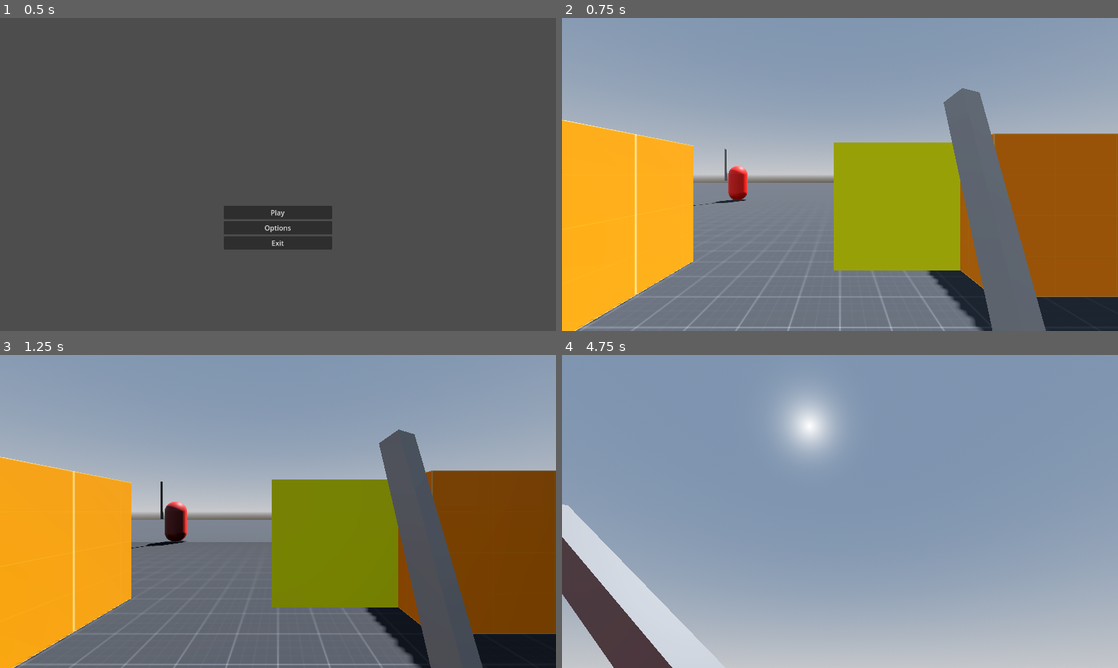
Above: before the commit, frames 1-4 (two rows, left to right).
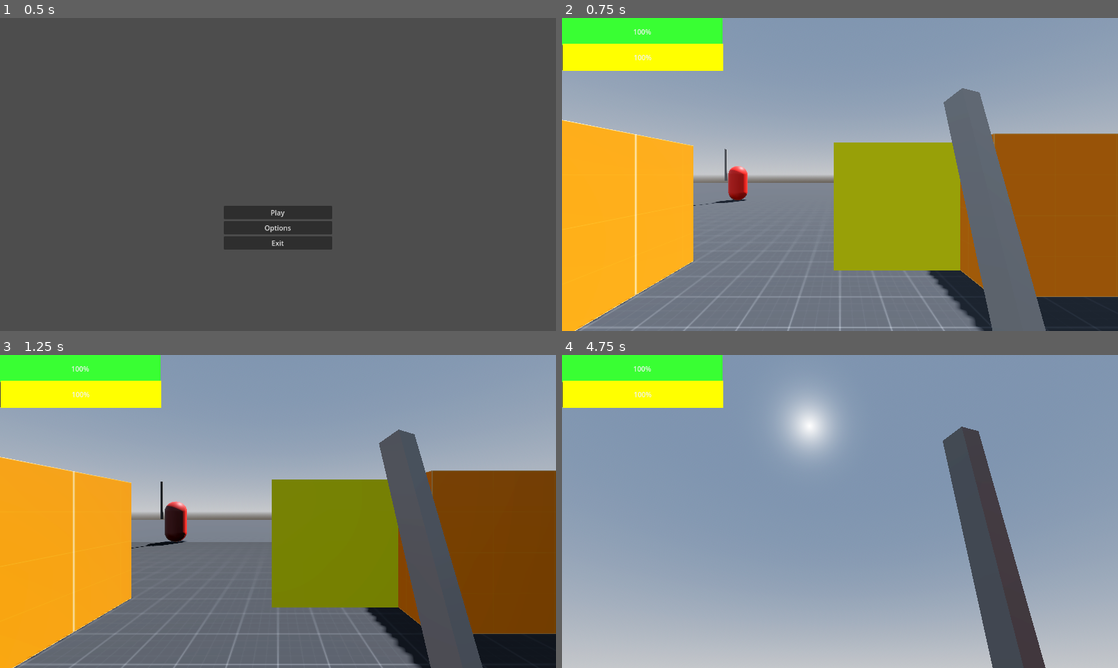
Above: after the commit, the same moments.

Repository: BlackOwlHU/ProjectParry
Game: Godot game, scene res://scenes/menu.tscn
Same seed, same stepped clock (60 frames per second), same inputs: the game is played once before the commit and once after it.
Inputs (mouse positions are in pixels of both pictures, inside the frame that each line leads up to):
- Up to frame 1 (0.5 s): no input
- Up to frame 2 (0.75 s): click "Play" at 0.5 s
- Up to frame 3 (1.25 s): no input
- Up to frame 4 (4.75 s): tap Enter (ui_accept) at 1.25, 1.52, 2.27, 3.77, 4.52 s; move the mouse to (867, 511) at 1.27 s; hold W (Forward) from 1.28 s (still down); click (867, 511) at 1.35 s; move the mouse to (812, 511) at 2.02 s; click (812, 511) at 2.1 s; move the mouse to (851, 505) at 2.77 s; right-click (851, 505) at 2.85 s; click (851, 505) at 3.05 s; move the mouse to (834, 517) at 3.52 s; tap Shift (Sprint) at 3.6 s; click (834, 517) at 3.8 s; move the mouse to (878, 514) at 4.27 s; click (878, 514) at 4.35 s

Frame 1 is identical in both runs. In frame 2, 4.9% of the frame differs, in the area x 0-29%, y 0-17%; in frame 3, 4.9%; in frame 4, 17%, in the area x 0-87%, y 0-100%.

Commit message:
a0.10
Added early hud and enemy attack animation.

Diff:
--- a/characters/basic_sword_enemy.tscn
+++ b/characters/basic_sword_enemy.tscn
@@ -62,10 +62,10 @@
 tracks/0/interp = 1
 tracks/0/loop_wrap = true
 tracks/0/keys = {
-"times": PackedFloat32Array(0, 0.133333, 0.233333, 0.4, 0.5),
+"times": PackedFloat32Array(0, 0.133333, 0.233333, 0.333333, 0.5),
 "transitions": PackedFloat32Array(1, 1, 1, 1, 1),
 "update": 0,
-"values": [Vector3(0.597335, 1.01587, -0.424653), Vector3(0.597335, 1.01587, -0.744874), Vector3(0.574899, 1.01587, -0.72163), Vector3(0.574899, 1.01587, -0.72163), Vector3(0.574899, 0.782652, -0.834869)]
+"values": [Vector3(0.597335, 1.01587, -0.424653), Vector3(0.842885, 0.468448, -0.683417), Vector3(0.717349, 0.468448, -0.916094), Vector3(0.355998, 0.32701, -0.916094), Vector3(-0.58034, 0.32701, -0.916094)]
 }
 tracks/1/type = "value"
 tracks/1/imported = false
@@ -74,10 +74,10 @@
 tracks/1/interp = 1
 tracks/1/loop_wrap = true
 tracks/1/keys = {
-"times": PackedFloat32Array(0, 0.133333, 0.233333, 0.4, 0.5),
+"times": PackedFloat32Array(0, 0.133333, 0.233333, 0.333333, 0.5),
 "transitions": PackedFloat32Array(1, 1, 1, 1, 1),
 "update": 0,
-"values": [Vector3(0, 0, 0), Vector3(-0.181332, 0.195357, 0.11604), Vector3(-0.291756, 0.172404, 0.194555), Vector3(-0.608215, 0.201566, 0.128364), Vector3(-1.31764, 0.715516, -0.454918)]
+"values": [Vector3(0, 0, 0), Vector3(0.0279883, 0.153043, -0.736338), Vector3(0.0829281, 0.631331, -1.11546), Vector3(0.0710313, 1.52161, -1.43778), Vector3(0.0710313, 2.13459, -1.43778)]
 }
 
 [sub_resource type="AnimationLibrary" id="AnimationLibrary_pv8xj"]
--- a/characters/player.gd
+++ b/characters/player.gd
@@ -2,12 +2,15 @@
 class_name Player
 
 @export var SPEED = 5.0
+@export var player_health = 100
+@export var player_stamina = 100
 @export var JUMP_VELOCITY = 6
 @export var MOUSE_SENSITIVITY : float = 0.5
 @export var TILT_LOWER_LIMIT := deg_to_rad(-90.0)
 @export var TILT_UPPER_LIMIT := deg_to_rad(90.0)
 @export var CAMERA_CONTROLLER : Camera3D
 @onready var player_damage = 50
+@onready var timer = $Timer
 
 @onready var anim_player = $AnimationPlayer
 @onready var weapon_hitbox = $CameraController/Camera3D/Right_Arm/Weapon/Hitbox
@@ -31,6 +34,9 @@
 		get_tree().quit()
 
 	if Input.is_action_just_pressed("Attack"):
+		if player_stamina == 0:
+			return
+		player_stamina -= 25
 		anim_player.play("attack")
 		weapon_hitbox.monitoring = true
 		hitbox_collision.disabled = false
@@ -69,8 +75,16 @@
 func _ready():
 	Input.mouse_mode = Input.MOUSE_MODE_CAPTURED
 	anim_player.play("idle")
+	get_tree().call_group("hud", "stamina_update", player_stamina)
+	get_tree().call_group("hud", "health_update", player_health)
 
 func _physics_process(delta: float) -> void:
+	if player_stamina < 100:
+		timer.start()
+		if timer.is_stopped():
+			while player_stamina < 100:
+				player_stamina += 5
+
 	# Add the gravity.
 	if not is_on_floor():
 		velocity += get_gravity() * delta
--- a/characters/player.tscn
+++ b/characters/player.tscn
@@ -215,4 +215,7 @@
 }
 autoplay = "idle"
 
+[node name="Timer" type="Timer" parent="."]
+wait_time = 3.0
+
 [connection signal="animation_finished" from="AnimationPlayer" to="." method="_on_animation_player_animation_finished"]
--- a/project.godot
+++ b/project.godot
@@ -33,6 +33,7 @@
 [global_group]
 
 Player=""
+hud=""
 
 [input]
 
--- /dev/null
+++ b/scenes/hud.tscn
@@ -0,0 +1,40 @@
+[gd_scene load_steps=4 format=3 uid="uid://4llbeqvxmkph"]
+
+[ext_resource type="Script" path="res://scripts/hud.gd" id="1_qirkp"]
+
+[sub_resource type="StyleBoxFlat" id="StyleBoxFlat_eewi5"]
+bg_color = Color(0.223491, 1, 0.201558, 1)
+
+[sub_resource type="StyleBoxFlat" id="StyleBoxFlat_odql0"]
+bg_color = Color(1, 1, 0, 1)
+
+[node name="HUD" type="Control" groups=["hud"]]
+layout_mode = 3
+anchors_preset = 15
+anchor_right = 1.0
+anchor_bottom = 1.0
+offset_right = -906.0
+offset_bottom = -594.0
+grow_horizontal = 2
+grow_vertical = 2
+script = ExtResource("1_qirkp")
+
+[node name="Background" type="ColorRect" parent="."]
+layout_mode = 0
+offset_right = 370.0
+offset_bottom = 120.0
+color = Color(0.29219, 0.29219, 0.29219, 1)
+
+[node name="Health" type="ProgressBar" parent="Background"]
+layout_mode = 0
+offset_right = 370.0
+offset_bottom = 62.0
+theme_override_styles/fill = SubResource("StyleBoxFlat_eewi5")
+
+[node name="Stamina" type="ProgressBar" parent="Background"]
+layout_mode = 0
+offset_left = 1.0
+offset_top = 59.0
+offset_right = 371.0
+offset_bottom = 121.0
+theme_override_styles/fill = SubResource("StyleBoxFlat_odql0")
--- a/scenes/world.tscn
+++ b/scenes/world.tscn
@@ -1,11 +1,12 @@
-[gd_scene load_steps=17 format=3 uid="uid://vl13os4i4fes"]
+[gd_scene load_steps=18 format=3 uid="uid://vl13os4i4fes"]
 
-[ext_resource type="Script" path="res://world.gd" id="1_cf0ep"]
+[ext_resource type="Script" path="res://scripts/world.gd" id="1_cf0ep"]
 [ext_resource type="Texture2D" uid="uid://7v8tpm7ultpq" path="res://addons/kenney_prototype_textures/dark/texture_01.png" id="1_qtw7p"]
 [ext_resource type="PackedScene" uid="uid://b3dk3ja2yq7u3" path="res://characters/player.tscn" id="2_p7vx7"]
 [ext_resource type="PackedScene" uid="uid://dft7wol7r165i" path="res://characters/basic_sword_enemy.tscn" id="3_bmqgp"]
 [ext_resource type="Texture2D" uid="uid://cton2ssuho5cc" path="res://addons/kenney_prototype_textures/orange/texture_02.png" id="3_e6i4e"]
 [ext_resource type="PackedScene" uid="uid://cprghsxm60aor" path="res://scenes/breakable_wall.tscn" id="4_g32xw"]
+[ext_resource type="PackedScene" uid="uid://4llbeqvxmkph" path="res://scenes/hud.tscn" id="7_m434w"]
 
 [sub_resource type="ProceduralSkyMaterial" id="ProceduralSkyMaterial_aocdx"]
 sky_horizon_color = Color(0.64625, 0.65575, 0.67075, 1)
@@ -105,3 +106,5 @@
 
 [node name="Breakable_Wall" parent="NavigationRegion3D/Enviroment" instance=ExtResource("4_g32xw")]
 transform = Transform3D(1, 0, 0, 0, 1, 0, 0, 0, 1, 0.900523, 0, -3.18971)
+
+[node name="HUD" parent="." instance=ExtResource("7_m434w")]
--- /dev/null
+++ b/scripts/hud.gd
@@ -0,0 +1,14 @@
+extends Control
+
+var health_ui
+var stamina_ui
+
+func _enter_tree() -> void:
+	health_ui = $Background/Health
+	stamina_ui = $Background/Stamina
+
+func health_update(current_health):
+	health_ui.min_value = current_health
+
+func stamina_update(current_stamina):
+	stamina_ui.min_value = current_stamina
--- a/world.gd
+++ b/scripts/world.gd
@@ -3,4 +3,4 @@
 @onready var player = $Player
 
 #func _physics_process(_delta: float) -> void:
-	#get_tree().call_group("enemy", "update_target_location", player.global_position)
+	#get_tree().call_group("hud", "health_update", global.player_health)
Not shown, added: blenders/tesztkard.blend.import
Not shown, added: blenders/tesztkard.blend
